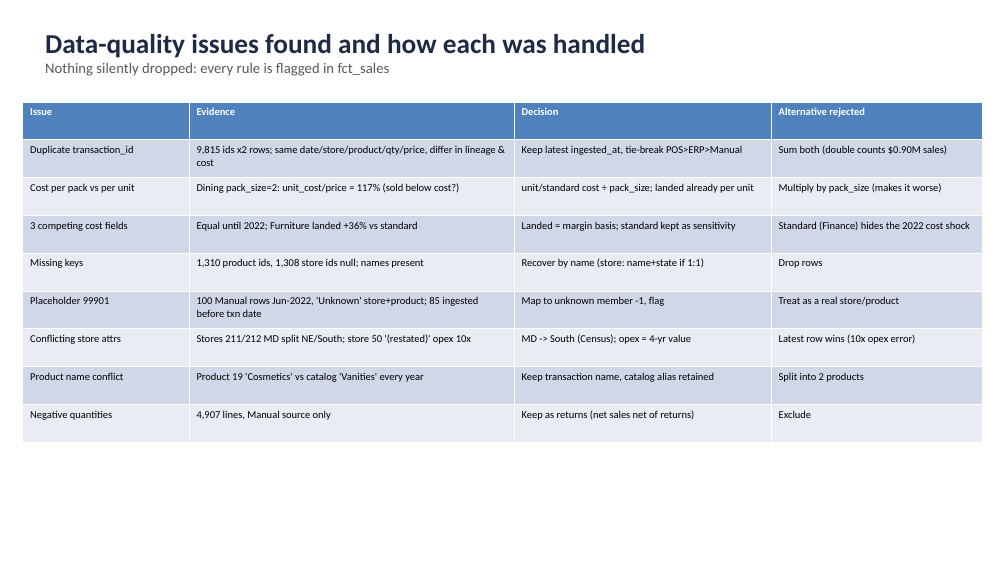
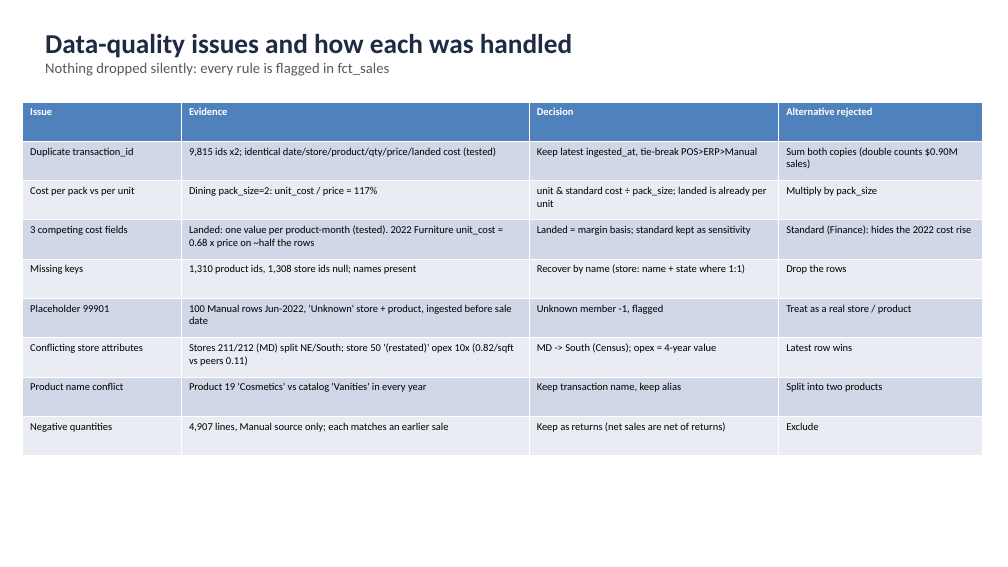
Before and after one commit to GaetyCodes/dbt-test-assignment, a slide deck: slide 5 of deliverables/ceo_sales_review.pptx. Drawn at 1008x567 pixels with LibreOffice and Linux fonts; fonts in the diff are those of the drawing. Boxes give left, top, right and bottom in pixels: in the first picture for what was removed or moved away, otherwise in the second. Text is boxed around its words. In the diff, an @@ line names an element or a change of style, - is before the commit and + after.

```diff
--- a/deliverables/ceo_sales_review.pptx
+++ b/deliverables/ceo_sales_review.pptx
@@ text at [45,34,572,76]: text changed @@
-Data-quality issues found and how each was handled
-Nothing silently dropped: every rule is flagged in fct_sales
+Data-quality issues and how each was handled
+Nothing dropped silently: every rule is flagged in fct_sales
@@ table at [23,102,983,456] @@
-row 2, column 2: 9,815 ids x2 rows; same date/store/product/qty/price, differ in lineage & cost
+row 2, column 2: 9,815 ids x2; identical date/store/product/qty/price/landed cost (tested)
-row 2, column 4: Sum both (double counts $0.90M sales)
+row 2, column 4: Sum both copies (double counts $0.90M sales)
-row 3: Cost per pack vs per unit | Dining pack_size=2: unit_cost/price = 117% (sold below cost?) | unit/standard cost ÷ pack_size; landed already per unit | Multiply by pack_size (makes it worse)
+row 3: Cost per pack vs per unit | Dining pack_size=2: unit_cost / price = 117% | unit & standard cost ÷ pack_size; landed is already per unit | Multiply by pack_size
-row 4, column 2: Equal until 2022; Furniture landed +36% vs standard
+row 4, column 2: Landed: one value per product-month (tested). 2022 Furniture unit_cost = 0.68 x price on ~half the rows
-row 4, column 4: Standard (Finance) hides the 2022 cost shock
+row 4, column 4: Standard (Finance): hides the 2022 cost rise
-row 5, column 3: Recover by name (store: name+state if 1:1)
+row 5, column 3: Recover by name (store: name + state where 1:1)
-row 5, column 4: Drop rows
+row 5, column 4: Drop the rows
-row 6: Placeholder 99901 | 100 Manual rows Jun-2022, 'Unknown' store+product; 85 ingested before txn date | Map to unknown member -1, flag | Treat as a real store/product
+row 6: Placeholder 99901 | 100 Manual rows Jun-2022, 'Unknown' store + product, ingested before sale date | Unknown member -1, flagged | Treat as a real store / product
-row 7: Conflicting store attrs | Stores 211/212 MD split NE/South; store 50 '(restated)' opex 10x | MD -> South (Census); opex = 4-yr value | Latest row wins (10x opex error)
+row 7: Conflicting store attributes | Stores 211/212 (MD) split NE/South; store 50 '(restated)' opex 10x (0.82/sqft vs peers 0.11) | MD -> South (Census); opex = 4-year value | Latest row wins
-row 8: Product name conflict | Product 19 'Cosmetics' vs catalog 'Vanities' every year | Keep transaction name, catalog alias retained | Split into 2 products
+row 8: Product name conflict | Product 19 'Cosmetics' vs catalog 'Vanities' in every year | Keep transaction name, keep alias | Split into two products
-row 9, column 2: 4,907 lines, Manual source only
+row 9, column 2: 4,907 lines, Manual source only; each matches an earlier sale
-row 9, column 3: Keep as returns (net sales net of returns)
+row 9, column 3: Keep as returns (net sales are net of returns)
```
Also in this commit, not shown: 7 other slides changed, 4 slides added, 4 slides removed, 2 other files.
